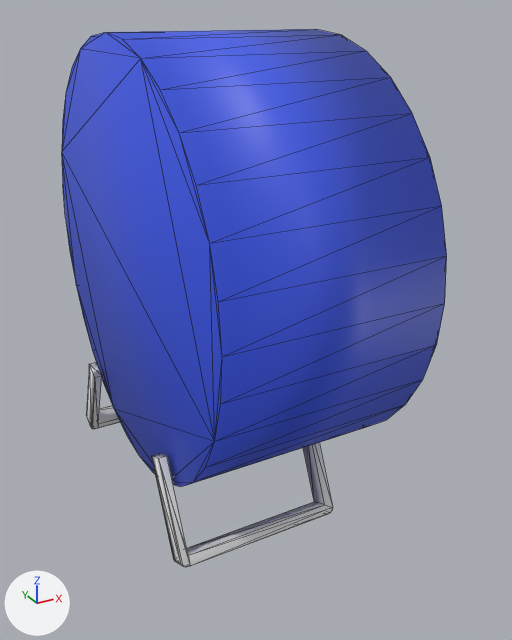
What one commit did to the glTF model Asset/Models/EventObject/Clock/Body/body.gltf.
Camera for both pictures: a camera (50 mm lens) standing at (-5.78, -11.82, 4.02) and looking at (0.35, -0.68, -1.55). Every picture has the same lights, and +X, +Y and +Z are marked at lower left. Mesh edges are drawn as thin lines. Where no turn or scale is listed for an object, it has been applied to the vertices.

The first picture shows '円柱', '立方体', '立方体.001'.
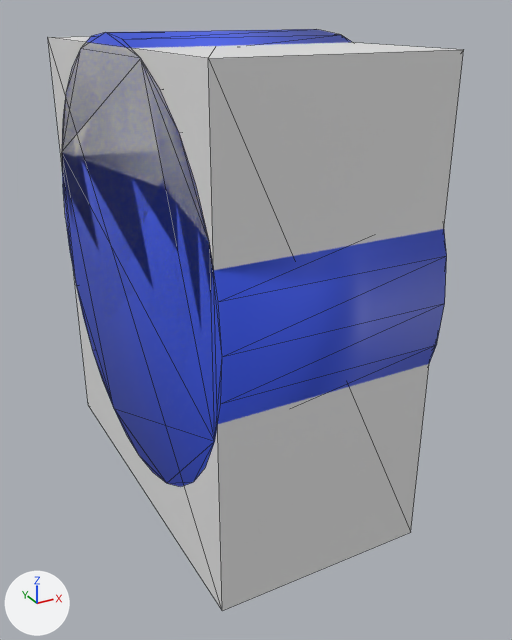
The newer file is also turned or shifted as a whole; pictures and numbers use the older file's frame.

Pixel boxes (x1, y1, x2, y2) of what changed, in the pictures (512 x 640 px):
'COL', added
    after: (48, 36, 464, 611)
'立方体.001', moved (not visible afterwards)
    before: (151, 443, 333, 567)
'立方体', moved (not visible afterwards)
    before: (86, 362, 120, 429)

The edits, one by one:
Mesh me_立方体 is new.
It is a box spanning x -2.0..2.0, y -3.8..3.8, z -4.3..4.3.
Object '立方体.001' (ob_立方体_001) moves from (-0.67, -2.16, -4.14) to (0.0, -2.16, -4.14).
Object '立方体' (ob_立方体) moves from (-0.67, 2.42, -4.14) to (0.0, 2.42, -4.14).
Object 'COL' (ob_col) is new; it shows me_立方体.
Its location is (0.0, 0.0, -0.81).
